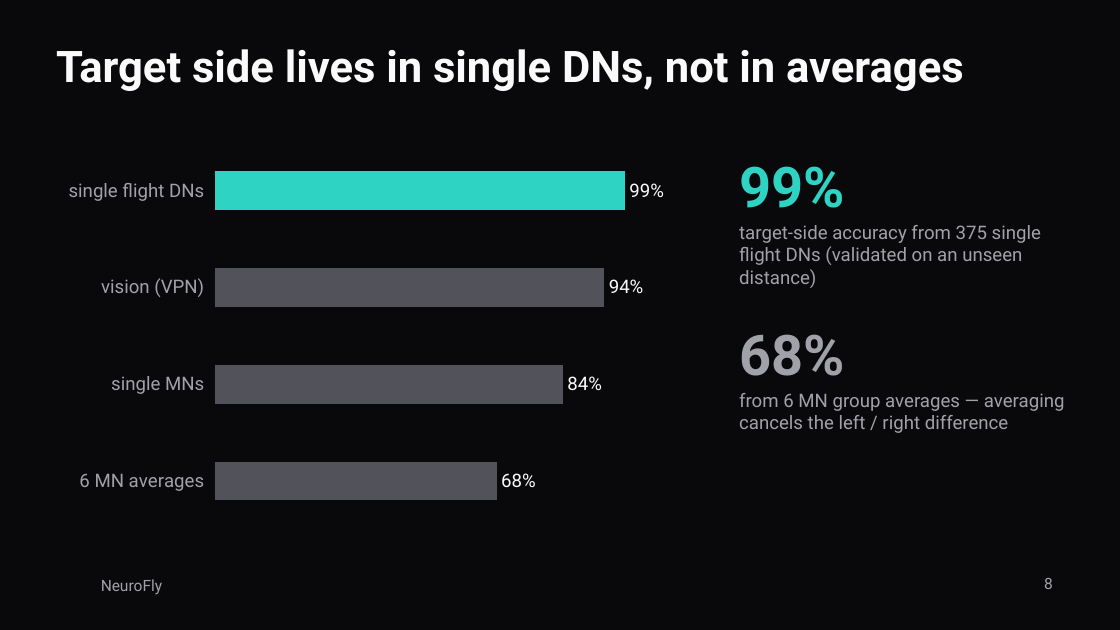
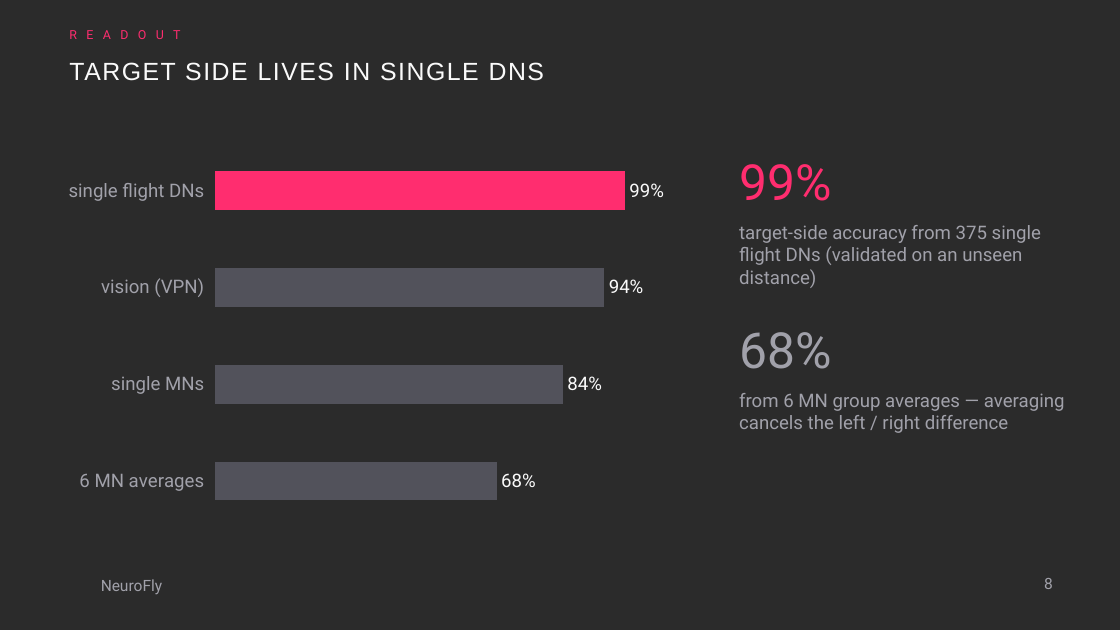
Before and after one commit to FalconDevX/neurofly, a slide deck: slide 8 of docs/prezentacja/NeuroFly.pptx. Drawn at 1120x630 pixels with LibreOffice and Linux fonts; fonts in the diff are those of the drawing; background and template pictures are left out; a plain dark background stands for a picture behind light text. Boxes give left, top, right and bottom in pixels: in the first picture for what was removed or moved away, otherwise in the second. Text is boxed around its words. In the diff, an @@ line names an element or a change of style, - is before the commit and + after.

```diff
--- a/docs/prezentacja/NeuroFly.pptx
+++ b/docs/prezentacja/NeuroFly.pptx
@@ background #09090B to picture (left out) @@
@@ text added at (x1=69, y1=27, x2=741, y2=52), 8 pt, text #FF2D6F @@
+READOUT
@@ title at (x1=69, y1=62, x2=544, y2=81): text changed; size 28 to 16 pt; font Roboto to Arial; bold off @@
-Target side lives in single DNs, not in averages
+TARGET SIDE LIVES IN SINGLE DNS
@@ bar chart at (x1=56, y1=134, x2=683, y2=538) @@
@@ colours of single points changed @@
@@ text "99%" at (x1=739, y1=164, x2=831, y2=201): size 36 to 32 pt, text colour #2FD3C4 to #FF2D6F, bold off @@
@@ text "68%" at (x1=739, y1=332, x2=831, y2=369): size 36 to 32 pt, bold off @@
```
Also in this commit, not shown: 14 other slides changed, 7 other files.
